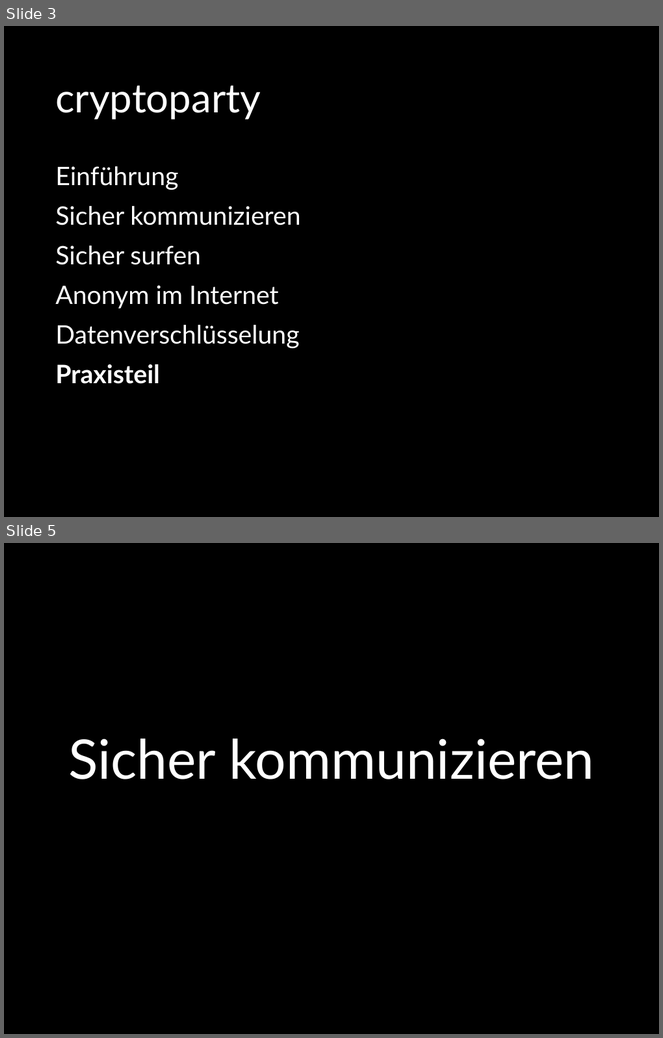
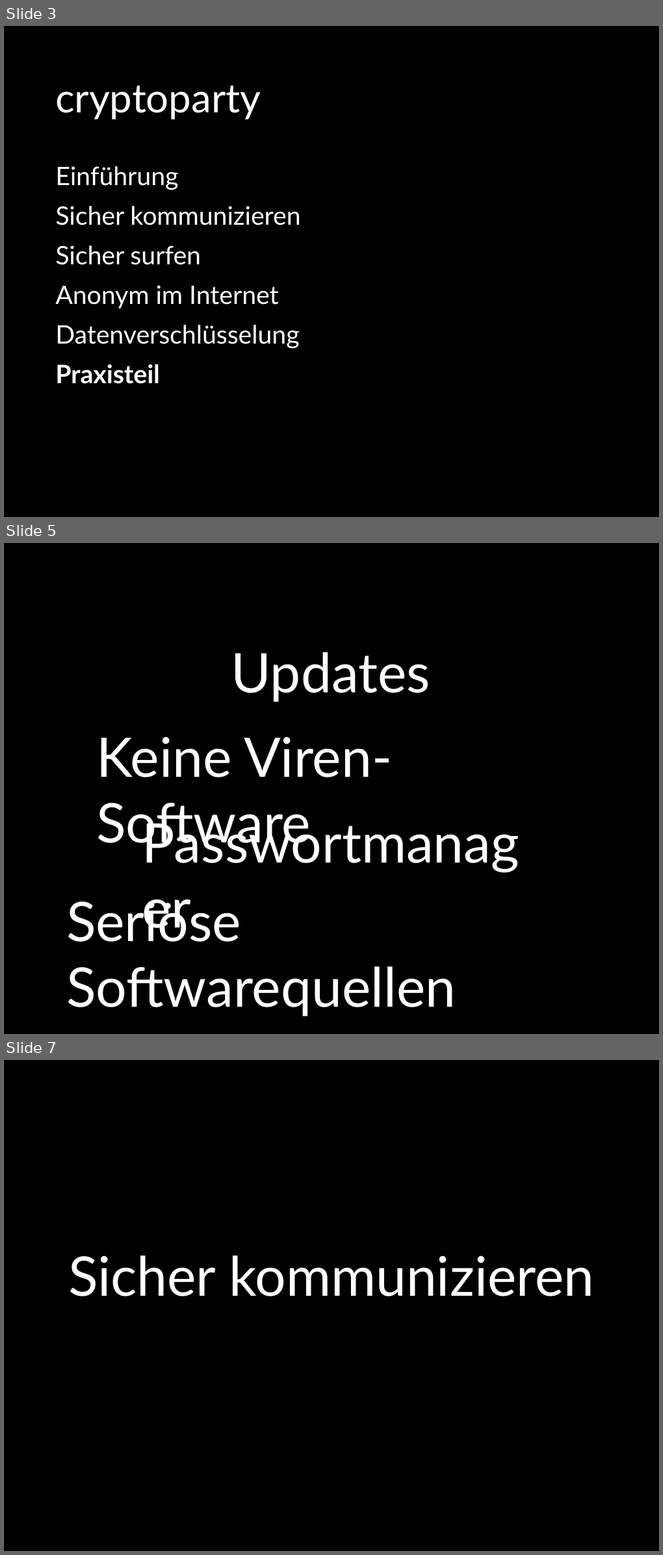
Before and after one commit to flipdot/cryptoparty, a slide deck: cryptoparty.odp. Shown one above the other, each under a label of ours: slides 3 and 5 before the commit, slides 3, 5 and 7 after it; the slides between them are not shown. The pictures are 663x1038 and 663x1555 pixels, drawn with LibreOffice and Linux fonts; fonts in the diff are those of the drawing. Boxes give left, top, right and bottom in pixels: in the first picture for what was removed or moved away, otherwise in the second. Text is boxed around its words. In the diff, an @@ line names an element or a change of style, - is before the commit and + after.

```diff
--- a/cryptoparty.odp
+++ b/cryptoparty.odp
@@ slide 5 added at (x1=4, y1=543, x2=659, y2=1034), background #000000 @@
@@ text added at (x1=232, y1=652, x2=430, y2=702), 60 pt, text #FFFFFF @@
+Updates
@@ text added at (x1=96, y1=737, x2=392, y2=853), 60 pt, text #FFFFFF @@
+Keine Viren-Software
@@ text added at (x1=136, y1=805, x2=525, y2=960), 60 pt, text #FFFFFF @@
+Passwortmanager
@@ text added at (x1=66, y1=899, x2=456, y2=1017), 60 pt, text #FFFFFF @@
+Seriöse Softwarequellen
@@ what was slide 5 is now slide 7 @@
```
Also in this commit, not shown: 2 other slides added.
